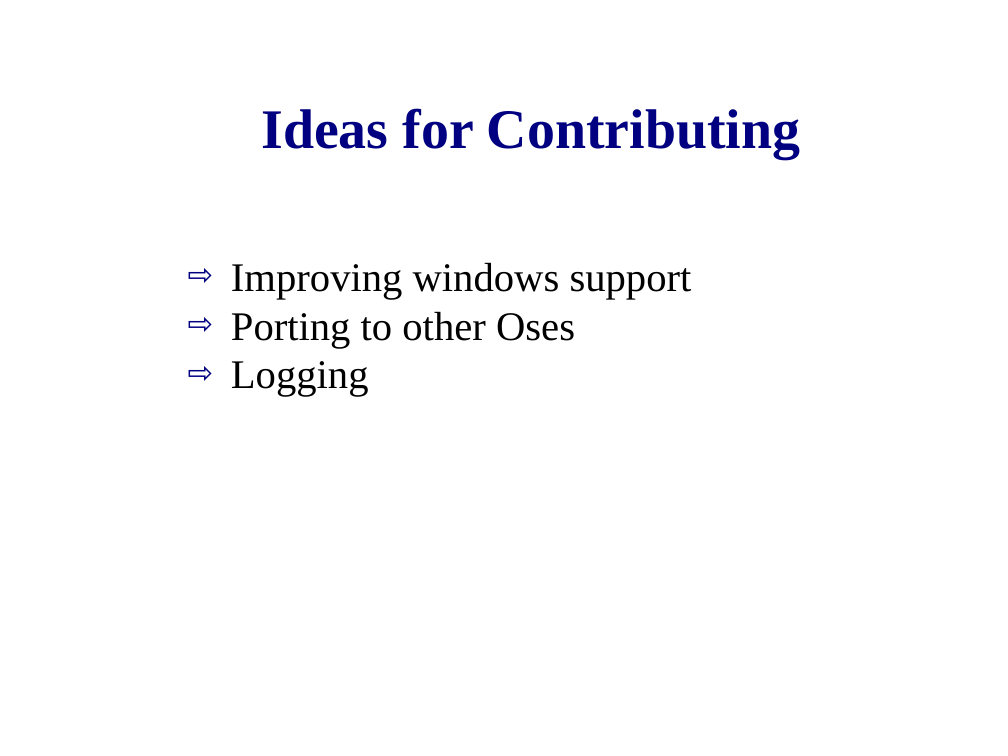
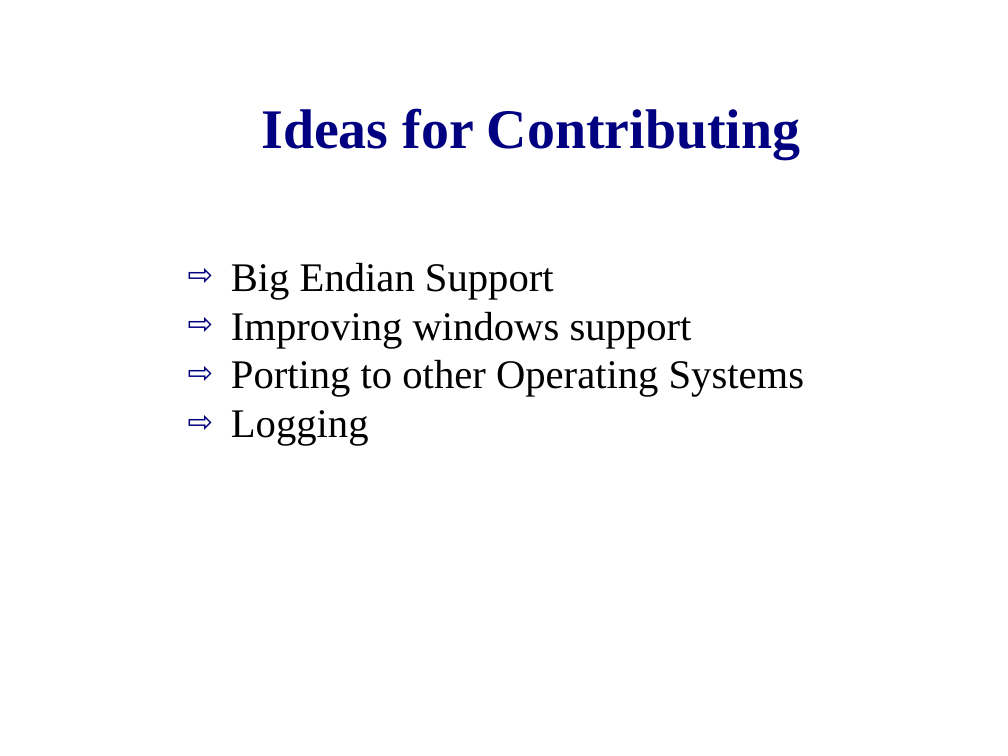
Before and after one commit to zippy1981/TalkMaterials, a slide deck: slide 9 of MongoDC/Tips for Getting Involved as a Contributor.odp. Drawn at 1008x756 pixels with LibreOffice and Linux fonts; fonts in the diff are those of the drawing; background and template pictures are left out. Boxes give left, top, right and bottom in pixels: in the first picture for what was removed or moved away, otherwise in the second. Text is boxed around its words. In the diff, an @@ line names an element or a change of style, - is before the commit and + after.

```diff
--- a/MongoDC/Tips for Getting Involved as a Contributor.odp
+++ b/MongoDC/Tips for Getting Involved as a Contributor.odp
@@ text at bbox=[231, 262, 554, 299]: paragraph added @@
+⇨ Big Endian Support
@@ text at bbox=[231, 359, 804, 397]: text changed @@
-⇨ Porting to other Oses
+⇨ Porting to other Operating Systems
```
Also in this commit, not shown: 1 other slide changed, 1 slide added.
